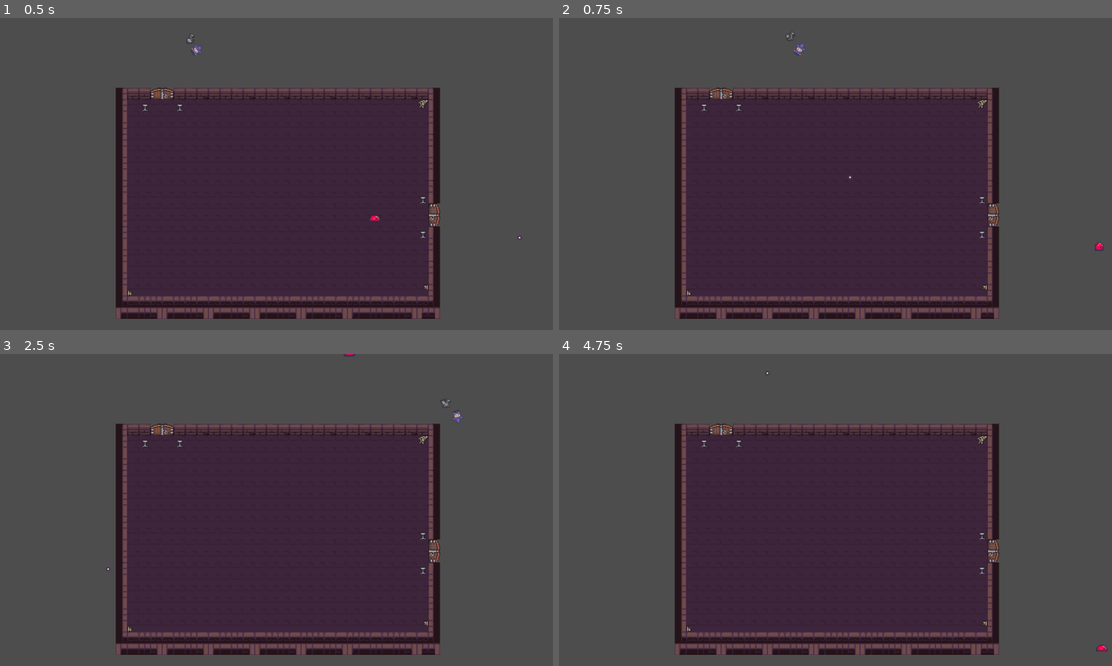
Above: before the commit, frames 1-4 (two rows, left to right).
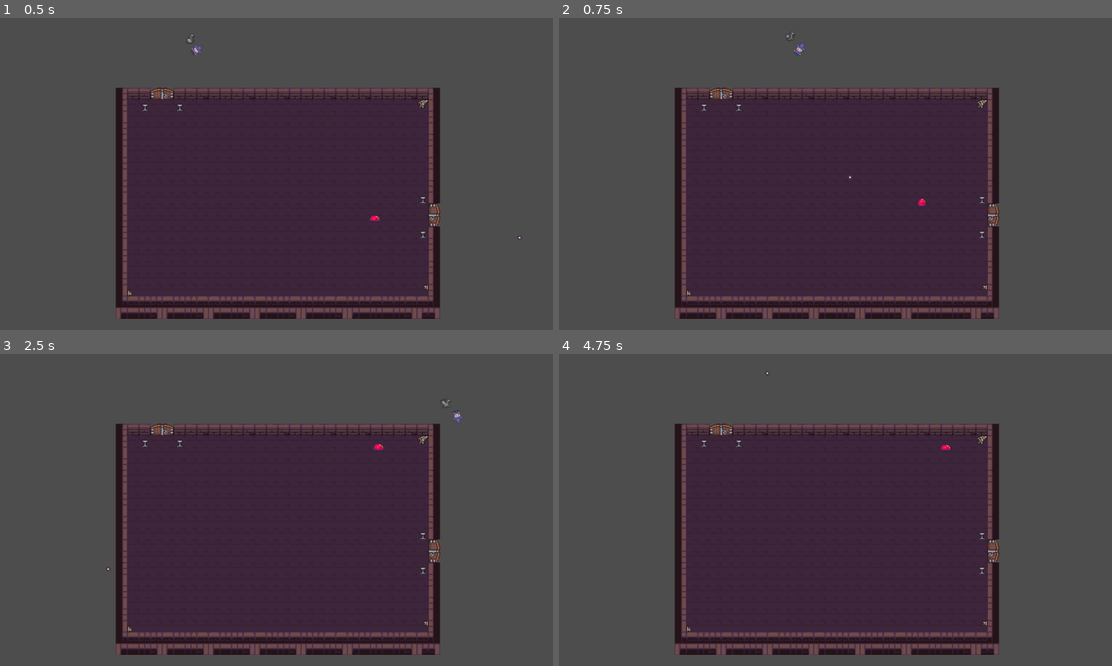
Above: after the commit, the same moments.

Repository: saltyswan/witchproject
Game: Godot game, scene res://playground.tscn
The game is run twice, just before and just after one commit, with the same random seed, the same clock (stepped at 60 frames per second) and the same inputs.
Inputs (mouse positions are in pixels of both pictures, inside the frame that each line leads up to):
- Up to frame 1 (0.5 s): no input
- Up to frame 2 (0.75 s): move the mouse to (957, 158) at 0.52 s; hold D (move_right) from 0.53 s (still down)
- Up to frame 3 (2.5 s): move the mouse to (165, 525) at 1.27 s; release D (move_right) at 1.28 s; hold S (move_down) 1.28-2.03 s; move the mouse to (331, 441) at 2.02 s; hold D (move_right) from 2.03 s (still down)
- Up to frame 4 (4.75 s): move the mouse to (807, 572) at 2.77 s; release D (move_right) at 2.78 s; hold W (move_up) 2.78-3.53 s; move the mouse to (1001, 556) at 3.52 s; hold A (move_left) from 3.53 s (still down); tap Enter at 4.25 s; move the mouse to (669, 463) at 4.27 s

Frame 1 is identical in both runs. In frame 2, less than 0.1% of the frame differs, in the area x 64-99%, y 57-75%; in frame 3, less than 0.1%; in frame 4, less than 0.1%.

Commit message:
Debug start fight mode

Diff:
--- a/Enemies/red_slime.gd
+++ b/Enemies/red_slime.gd
@@ -1,6 +1,4 @@
 extends CharacterBody2D
-
-
 
 @onready var nav_agent: NavigationAgent2D = $NavigationAgent2D
 @onready var target: CharacterBody2D = $"../Witch"
@@ -28,7 +26,9 @@
 
 	move_and_slide()
 
+	if current_hp <= 0:
+			queue_free()
 
 
-	if current_hp <= 0:
-			queue_free()
+func _on_slime_timer_timeout() -> void:
+	pass # Replace with function body.
--- a/Player/bullet.gd
+++ b/Player/bullet.gd
@@ -6,7 +6,7 @@
 	position += transform.x * speed * delta
 
 func _on_body_entered(body: Node2D) -> void:
-
 	if body.is_in_group("mobs"):
 		body.current_hp -= 20
 		queue_free()
+		#NOTE: CHANGE FOR BLINK AND DIE AFTER X NUMBER OF SHOTS
--- a/Player/familiar.gd
+++ b/Player/familiar.gd
@@ -31,7 +31,6 @@
 	#else:
 		#velocity.x = move_toward(velocity.x, 0, SPEED)
 
-
 func _on_ready() -> void:
 
 	var witches = get_tree().get_nodes_in_group("witch")
--- a/Player/witch.gd
+++ b/Player/witch.gd
@@ -3,24 +3,16 @@
 const SPEED = 300.0
 
 @export var max_hp: int = 100
+@onready var _animated_sprite: AnimationPlayer = $AnimationPlayer
+@export var Bullet : PackedScene
+@onready var timer: Timer = $Timer
+
 var current_hp: int
-@onready var _animated_sprite: AnimationPlayer = $AnimationPlayer
-@onready var danger_mode: Node2D = $"."
-
-
 
 func _ready() -> void:
 	add_to_group("witch")
 
-
 func _physics_process(delta: float) -> void:
-
-	#var callback = Callable(self, "witch_detected")
-	#func witch_detected():
-		#_animated_sprite.play("attack_down")
-	#
-	#Signalfight.connect(("witch_entered_danger_zone"), callback
-
 
 	if Input.is_action_pressed("move_right"):
 		_animated_sprite.play("walk_down")
@@ -37,12 +29,6 @@
 	else:
 		_animated_sprite.play("idle_down")
 
-
-
-	#DOESNT WORK: get_global_mouse_position().angle_to_point(position)
-
-	# Get the input direction and handle the movement/deceleration.
-	# As good practice, you should replace UI actions with custom gameplay actions.
 	look_at(get_global_mouse_position())
 
 	var directionX := Input.get_axis("move_left", "move_right")
@@ -64,9 +50,9 @@
 		var collider = collision.get_collider()
 		if collider.is_in_group("mobs"):
 			queue_free()
+			#NOTE: GET NOTION OF HP
 
-@export var Bullet : PackedScene
-@onready var timer: Timer = $Timer
+
 
 func  _on_dangermode_fight_started() -> void:
 	_animated_sprite.play("attack_down")
--- /dev/null
+++ b/Spawner.tscn
@@ -0,0 +1,3 @@
+[gd_scene format=3 uid="uid://jwwqhjdi6e5b"]
+
+[node name="Spawner" type="Node2D"]
--- a/danger_zone.gd
+++ b/danger_zone.gd
@@ -1,8 +1,5 @@
 extends Area2D
-@onready var dangermode: Node2D = $".."
 
-
-# Called when the node enters the scene tree for the first time.
 func _ready() -> void:
 	pass # Replace with function body.
 
--- a/dangermode.tscn
+++ b/dangermode.tscn
@@ -7,11 +7,18 @@
 
 @onready var danger_zone: Area2D = $DangerZone
 @onready var threshold: CollisionShape2D = $DangerZone/Threshold
-
 @export var enemy_scene: PackedScene
 @export var combat_music: AudioStreamPlayer
 @export var witch: CharacterBody2D
 @export var spawn_location: PathFollow2D
+@export var red_slime: CharacterBody2D
+@onready var red_slime_scene = preload(\"res://Enemies/Red_slime.tscn\")
+
+var in_combat: bool = false
+
+signal fight_started
+signal fight_ended
+signal timeout
 
 func _ready() -> void:
 	pass
@@ -19,68 +26,36 @@
 func _process(delta: float) -> void:
 	pass
 
-func _on_fight_ended() -> void:
-	pass # Replace with function body.
-
+func _on_danger_zone_body_entered(body: Node2D) -> void:
+	if body.is_in_group(\"witch\"):
+		emit_signal(\"fight_started\")
 
 func _on_fight_started() -> void:
-	pass # Replace with function body.
+	#combat_music.play()
+	if in_combat:
+		return
+	else:
+		print(\"DANGER ZONE TRIGGERED\")
+		emit_signal(\"timeout\")
+		in_combat = true
 
-
-signal fight_started
-signal fight_ended
-
-func _on_danger_zone_body_entered(body: Node2D) -> void:
-
-	if body.is_in_group(\"witch\"):
-		print(\"DANGER ZONE TRIGGERED\")
-		print(body)
-		if in_combat:
-			return
-		else:
-			in_combat = true
-		combat_music.play()
-		print(\"FIGHT MODE ACTIVATED\")
-		emit_signal(\"fight_started\")
-
-var in_combat: bool = false
-
-#func start_fight():
-
-	#spawn_enemies(player)
-	#create spawn waves and balance them
-
-func end_fight():
+func _on_fight_ended() -> void:
+	if witch:
+			witch.queue.free()
 	in_combat = false
 	emit_signal(\"fight_ended\")
-	combat_music.stop()
+	#combat_music.stop()
 	#ANIMATION DOORS CLOSED AND SPAWN AREAS DISAPPEARED
-
-#var triggered = false
-#signal witch_entered_danger_zone
 
 
 
-# Called when the node enters the scene tree for the first time.
-
-
-#func _on_danger_zone_body_entered(body: Node2D) -> void:
-	#
-	#if triggered:
-		#return
-
-	#NOTE: Deactivated to move to Playground, convert here to signal
-	#if body.is_in_group(\"witch\"):
-		##Signalfight.emit_signal(\"witch_entered_danger_zone\")
-		#animation_player.play(\"attack_down\")
-		##issue: music starts again each time i step on danger zone,
-		##must activate only one time before fight ends
-		#danger_zone.monitoring = false
-		#threshold.disabled = true
-		#triggered = true
-
-
-# Called every frame. 'delta' is the elapsed time since the previous frame.
+func _on_slime_timer_timeout() -> void:
+	print(\"Enemies should spawn\")
+	var mob_spawn_location = get_node(\"SpawnPath/SpawnLocation\")
+	mob_spawn_location.progress_ratio = randf()
+	var player_position = $Witch.position
+	red_slime.initialize(mob_spawn_location.position, player_position)
+	#NOTE: CREATE A DEDICATED NODE FOR IT?
 "
 
 [sub_resource type="SegmentShape2D" id="SegmentShape2D_vo80h"]
--- a/playground.gd
+++ b/playground.gd
@@ -1,59 +1,30 @@
 extends Node2D
 
-#@onready var witch: CharacterBody2D = $Witch
-#@onready var animation_player: AnimationPlayer = $AnimationPlayer
-#signal witch_entered_danger_zone
-var combat_mode = preload('res://dangermode.tscn').instantiate()
+@onready var red_slime: CharacterBody2D = $RedSlime
+#@onready var red_slime_scene = preload("res://Enemies/Red_slime.tscn")
 
+#signal timeout
 
-@onready var red_slime: CharacterBody2D = $RedSlime
-#@onready var combat_music: AudioStreamPlayer = $"../CombatMusic"
-#@onready var danger_zone: Area2D = $DangerZone
-#@onready var threshold: CollisionShape2D = $DangerZone/Threshold
-#var triggered = false
-
-
-
-
-# Called when the node enters the scene tree for the first time.
 func _ready() -> void:
 	pass
 
-
-func _on_dangermode_fight_started(player):
-	print("COMBAT MODE ENTERED")
+func _on_dangermode_fight_started():
+	print("CONNECTED TO MAIN")
+	#emit_signal("timeout")
 
 func _on_dangermode_fight_ended():
 	$Dangermode.exit_combat_mode()
 
-#NOTE: Convertir ça en signal
+
 # Called every frame. 'delta' is the elapsed time since the previous frame.
 func _process(delta: float) -> void:
 	pass
 
 
-
-
-func _on_slime_timer_timeout() -> void:
-	var mob_spawn_location = get_node("SpawnPath/SpawnLocation")
-	mob_spawn_location.progress_ratio = randf()
-	var player_position = $Witch.position
-	red_slime.initialize(mob_spawn_location.position, player_position)
-
-
-
-#func _on_witch_entered_danger_zone() -> void:
-	#
-	#if triggered:
-		#return
-		#
-	#else:
-		#print("DANGER ZONE ACTIVATED")
-		##Signalfight.emit_signal("witch_entered_danger_zone")
-
-		##issue: music starts again each time i step on danger zone,
-		##must activate only one time before fight ends
-		#
-		##danger_zone.monitoring = false
-		##threshold.disabled = true
-		#triggered = true
+#func _on_slime_timer_timeout() -> void:
+		#print("Enemies should spawn")
+		#var mob_spawn_location = get_node("SpawnPath/SpawnLocation")
+		#mob_spawn_location.progress_ratio = randf()
+		#var player_position = $Witch.position
+		#red_slime.initialize(mob_spawn_location.position, player_position)
+		##NOTE: CREATE A DEDICATED NODE FOR IT?
--- a/playground.tscn
+++ b/playground.tscn
@@ -361,10 +361,6 @@
 [node name="RedSlime" parent="." instance=ExtResource("5_v7dth")]
 position = Vector2(248, 0)
 
-[node name="SlimeTimer" type="Timer" parent="RedSlime"]
-wait_time = 0.5
-autostart = true
-
 [node name="Ground" type="TileMapLayer" parent="."]
 z_index = -1
 tile_map_data = PackedByteArray("AAD4//P/AAAHAAIAAAD4//T/AAAHAAIAAAD4//X/AAAHAAIAAAD5//P/AAAHAAIAAAD5//T/AAAHAAIAAAD5// …(6992 unchanged characters)…
@@ -376,11 +372,12 @@
 tile_map_data = PackedByteArray("AAARAPP/AAAEAAYAAFARAAMAAAAFAAYAAAD4/wMAAAAFAAYAADD8//P/AAAEAAkAAAD5//P/AAAEAAkAAAARAP …(1920 unchanged characters)…
 tile_set = SubResource("TileSet_h1jm5")
 
-[node name="Dangermode" parent="." node_paths=PackedStringArray("combat_music", "witch", "spawn_location") instance=ExtResource("7_ynsuh")]
+[node name="Dangermode" parent="." node_paths=PackedStringArray("combat_music", "witch", "spawn_location", "red_slime") instance=ExtResource("7_ynsuh")]
 enemy_scene = SubResource("PackedScene_v7dth")
 combat_music = NodePath("../CombatMusic")
 witch = NodePath("../Witch")
 spawn_location = NodePath("../SpawnPath/SpawnLocation")
+red_slime = NodePath("../RedSlime")
 
 [node name="MenuMusic" type="AudioStreamPlayer" parent="."]
 autoplay = true
@@ -389,7 +386,6 @@
 stream = ExtResource("8_v7dth")
 parameters/looping = false
 
-[connection signal="timeout" from="RedSlime/SlimeTimer" to="." method="_on_slime_timer_timeout"]
 [connection signal="fight_ended" from="Dangermode" to="." method="_on_dangermode_fight_ended"]
 [connection signal="fight_ended" from="Dangermode" to="Witch" method="_on_dangermode_fight_ended"]
 [connection signal="fight_started" from="Dangermode" to="." method="_on_dangermode_fight_started"]
